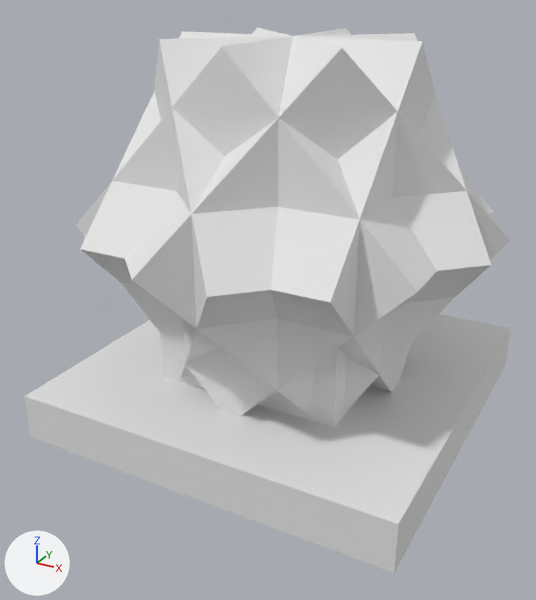
One commit to the OBJ model mods/fh/models/heart.obj: the scene before it, then after it.
Rendered twice from a 50 mm camera at (0.835, -1.638, 1.111) aimed at (-0.019, -0.087, 0.336). Arrows for +X, +Y and +Z are at lower left; the lights stay in place. Where no turn or scale is listed for an object, it has been applied to the vertices.

In view in the first picture: 'cube.004', 'stand'.
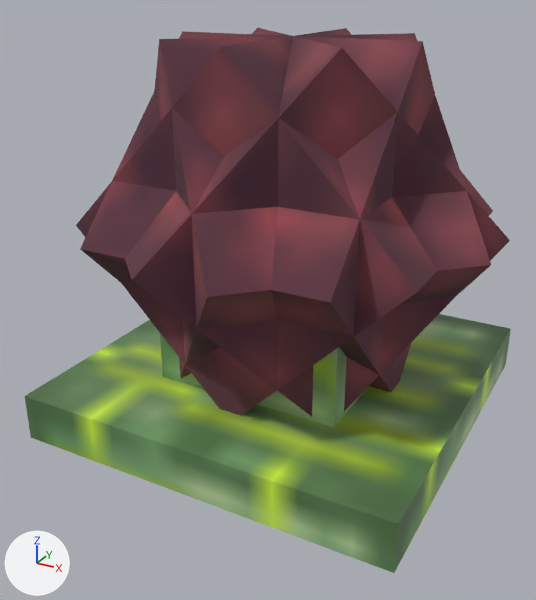
The newer file is also turned or shifted as a whole; pictures and numbers use the older file's frame.

What the commit changed:
Picture 'biomass.png' (img_biomass_png) is new.
Picture 'alien_metal.png' (img_alien_metal_png) is new.
In material 'metal' (mat_metal), base_color is no longer (0.8, 0.8, 0.8), white #e7e7e7.
In material 'metal' (mat_metal), roughness goes from 1.0 to 0.5.
In material 'metal' (mat_metal), texture is now set to img_alien_metal_png.
Material 'biomass' (mat_biomass) is new.
Its texture is img_biomass_png.
Its roughness is 1.0.
me_cube_004 has 32 vertices, 24 faces and spans x -0.533..0.533, y -0.533..0.533, z 0.095..0.979.
me_cube_004 no longer uses material mat_metal (white #e7e7e7).
me_cube_004 now uses material mat_biomass (picture img_biomass_png).
me_stand has 16 vertices, 12 faces and spans x -0.5..0.5, y -0.5..0.5, z 0.0..0.438.
me_stand no longer uses material mat_base (white #e7e7e7).
me_stand now uses material mat_metal (picture img_alien_metal_png).

Pixel boxes (x1, y1, x2, y2) of what changed, in the pictures (536 x 600 px):
'cube.004', surface changed, recoloured (white to brown)
    both: (76, 28, 510, 417)
'stand', surface changed, recoloured (white to green)
    both: (25, 314, 511, 573)
